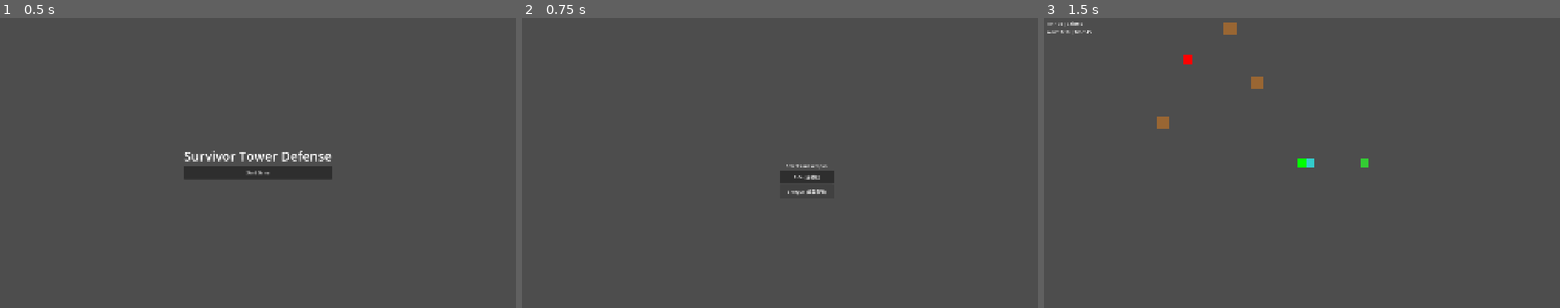
Above: before the commit, frames 1-3 (left to right).
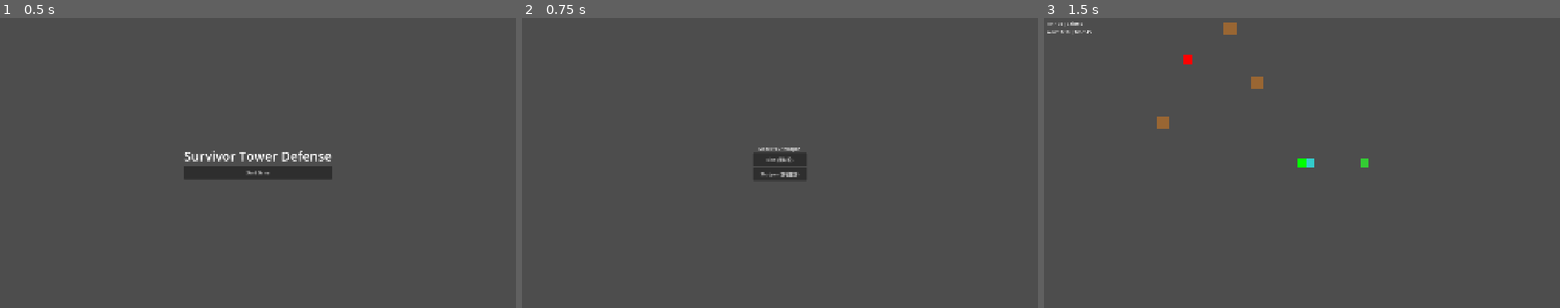
Above: after the commit, the same moments.

Repository: felang/utoland
Game: Godot game, scene res://scenes/ui/start_menu.tscn
The game is run twice, just before and just after one commit, with the same random seed, the same clock (stepped at 60 frames per second) and the same inputs.
Inputs:
- Up to frame 1 (0.5 s): no input
- Up to frame 2 (0.75 s): click "Start Game" at 0.5 s
- Up to frame 3 (1.5 s): click "Rifle (速射枪)" at 1.25 s

Frame 1 is identical in both runs. In frame 2, 1.1% of the frame differs, in the area x 44-61%, y 44-62%; in frame 3, nothing differs.

Commit message:
fix(phase3): 修复武器选择界面 VBoxContainer 居中对齐

Diff:
--- a/scenes/ui/weapon_select.tscn
+++ b/scenes/ui/weapon_select.tscn
@@ -17,6 +17,10 @@
 anchor_top = 0.5
 anchor_right = 0.5
 anchor_bottom = 0.5
+offset_left = -100.0
+offset_top = -65.5
+offset_right = 100.0
+offset_bottom = 65.5
 
 [node name="TitleLabel" type="Label" parent="VBoxContainer" unique_id=2063109494]
 layout_mode = 2
